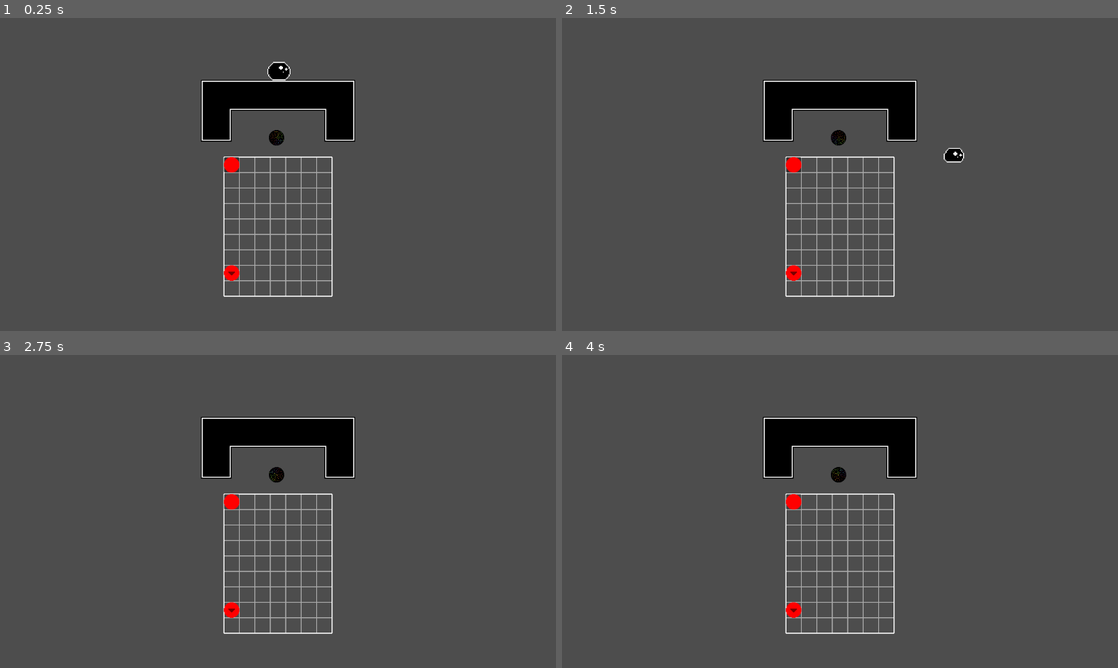
Above: before the commit, frames 1-4 (two rows, left to right).
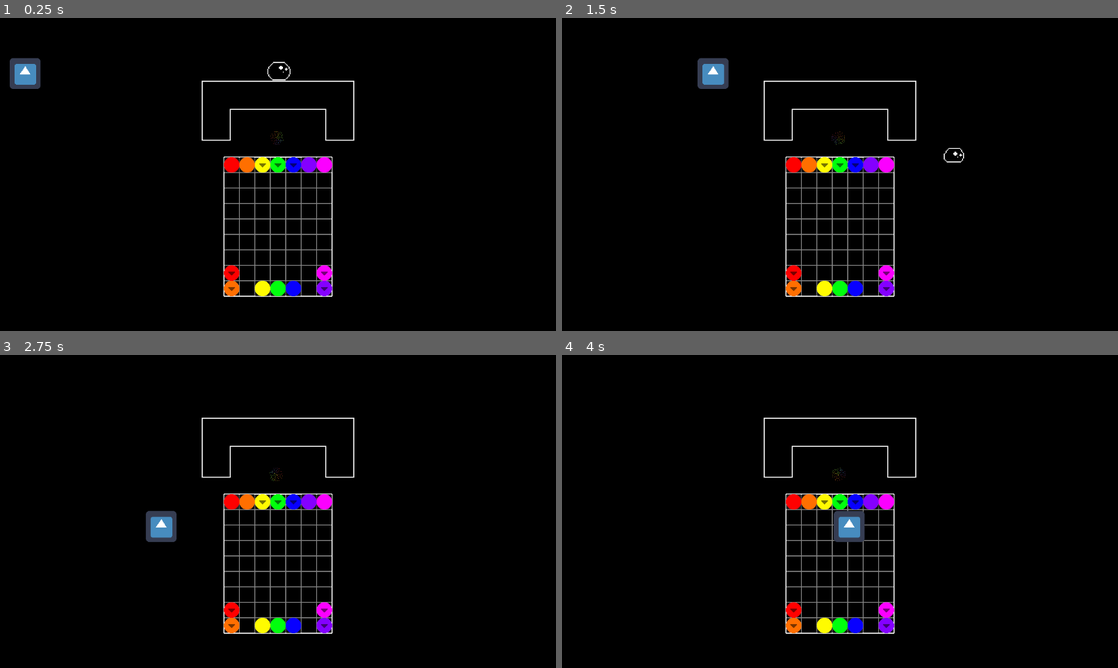
Above: after the commit, the same moments.

Repository: JamesCorradinoGit/flowFreePlatformer
Game: Godot game, scene res://Scene/tutorialLevels/tutorial_5.tscn
Same seed, same stepped clock (60 frames per second), same inputs: the game is played once before the commit and once after it. This scene is started directly instead of the project's main scene. The engine's default icon, where the game draws it, is replaced by a stand-in: a white triangle on a blue panel in a dark square.
Inputs (mouse positions are in pixels of both pictures, inside the frame that each line leads up to):
- Up to frame 1 (0.25 s): no input
- Up to frame 2 (1.5 s): tap Enter (moveDone) at 0.5, 0.6 s; move the mouse to (962, 158) at 0.52 s; hold D (moveRight) 0.53-1.25 s; click (962, 158) at 0.67 s; tap Space (jump) at 0.77 s; drag from (728, 190) to (795, 271) at 1.27 s
- Up to frame 3 (2.75 s): click (233, 502) at 2.02 s
- Up to frame 4 (4 s): move the mouse to (895, 442) at 2.77 s; hold A (moveLeft) 2.78-3.5 s; tap Shift at 2.85 s; drag from (812, 574) to (795, 502) at 3.52 s

The runs differ from the first frame. In frame 1, 95% of the frame differs, in the area x 0-100%, y 0-100%; in frame 2, 95%; in frame 3, 95%; in frame 4, 95%.

Commit message:
these lines SUCK

Diff:
--- /dev/null
+++ b/Objects/bg_line_node.tscn
@@ -0,0 +1,6 @@
+[gd_scene format=3 uid="uid://brdcyfc41ies4"]
+
+[ext_resource type="Texture2D" uid="uid://da04a0wpk4ko7" path="res://Assets/circle.png" id="1_6d2m3"]
+
+[node name="bgLineNode" type="Sprite2D" unique_id=1584701703]
+texture = ExtResource("1_6d2m3")
--- /dev/null
+++ b/Objects/menu_bg.tscn
@@ -0,0 +1,34 @@
+[gd_scene format=3 uid="uid://cm0dmoglwp1ru"]
+
+[ext_resource type="Texture2D" uid="uid://c7b30t5y42lkn" path="res://Assets/blackSquare.png" id="1_m0cy3"]
+[ext_resource type="Script" uid="uid://xwpja828r744" path="res://Scripts/pathFollower.gd" id="2_sreky"]
+[ext_resource type="Texture2D" uid="uid://bdn4qkvb8xg0g" path="res://icon.png" id="3_sw7yf"]
+
+[sub_resource type="Curve2D" id="Curve2D_m0cy3"]
+_data = {
+"points": PackedVector2Array(0, 0, 0, 0, 0, 115, 0, 0, 0, 0, 325, 115, 0, 0, 0, 0, 325, 355, 0, 0, 0, 0, 1151, 355)
+}
+point_count = 4
+
+[node name="menuBG" type="Node2D" unique_id=331160334]
+
+[node name="BlackSquare" type="Sprite2D" parent="." unique_id=921397725]
+z_index = -6
+position = Vector2(575.75, 324)
+scale = Vector2(36.015625, 20.25)
+texture = ExtResource("1_m0cy3")
+
+[node name="paths" type="Node" parent="." unique_id=1421325378]
+
+[node name="path1" type="Path2D" parent="paths" unique_id=615249327]
+curve = SubResource("Curve2D_m0cy3")
+
+[node name="pathFollow1" type="PathFollow2D" parent="paths/path1" unique_id=2139857158]
+position = Vector2(0, 115)
+rotates = false
+cubic_interp = false
+script = ExtResource("2_sreky")
+speed = 2.5
+
+[node name="Icon" type="Sprite2D" parent="paths/path1/pathFollow1" unique_id=1030172150]
+texture = ExtResource("3_sw7yf")
--- a/Scene/tutorialLevels/tutorial_5.tscn
+++ b/Scene/tutorialLevels/tutorial_5.tscn
@@ -7,6 +7,7 @@
 [ext_resource type="Script" uid="uid://bcgskijuiw8sd" path="res://Scripts/gridModifierResource.gd" id="3_lgx4r"]
 [ext_resource type="Script" uid="uid://bmvvpy1i1tn4b" path="res://Scripts/gridModifierLineResource.gd" id="4_3lwpk"]
 [ext_resource type="PackedScene" uid="uid://dwknq61gwy020" path="res://Objects/level_portal.tscn" id="4_e8b8t"]
+[ext_resource type="PackedScene" uid="uid://cm0dmoglwp1ru" path="res://Objects/menu_bg.tscn" id="8_3lwpk"]
 
 [sub_resource type="Resource" id="Resource_1xq0i"]
 script = ExtResource("4_3lwpk")
@@ -29,6 +30,144 @@
 script = ExtResource("3_lgx4r")
 cellToModify = 50
 lineNodeAdd = SubResource("Resource_bkihh")
+metadata/_custom_type_script = "uid://bcgskijuiw8sd"
+
+[sub_resource type="Resource" id="Resource_lgx4r"]
+script = ExtResource("4_3lwpk")
+color = Color(1, 0.43529412, 0, 1)
+metadata/_custom_type_script = "uid://bmvvpy1i1tn4b"
+
+[sub_resource type="Resource" id="Resource_3lwpk"]
+script = ExtResource("3_lgx4r")
+cellToModify = 2
+lineNodeAdd = SubResource("Resource_lgx4r")
+metadata/_custom_type_script = "uid://bcgskijuiw8sd"
+
+[sub_resource type="Resource" id="Resource_ncl54"]
+script = ExtResource("4_3lwpk")
+color = Color(1, 0.43529412, 0, 1)
+reciver = true
+metadata/_custom_type_script = "uid://bmvvpy1i1tn4b"
+
+[sub_resource type="Resource" id="Resource_2lbqd"]
+script = ExtResource("3_lgx4r")
+cellToModify = 57
+lineNodeAdd = SubResource("Resource_ncl54")
+metadata/_custom_type_script = "uid://bcgskijuiw8sd"
+
+[sub_resource type="Resource" id="Resource_b0efh"]
+script = ExtResource("4_3lwpk")
+color = Color(1, 0.9843137, 0, 1)
+metadata/_custom_type_script = "uid://bmvvpy1i1tn4b"
+
+[sub_resource type="Resource" id="Resource_3bidb"]
+script = ExtResource("3_lgx4r")
+cellToModify = 59
+lineNodeAdd = SubResource("Resource_b0efh")
+metadata/_custom_type_script = "uid://bcgskijuiw8sd"
+
+[sub_resource type="Resource" id="Resource_4xamf"]
+script = ExtResource("4_3lwpk")
+color = Color(1, 0.9843137, 0, 1)
+reciver = true
+metadata/_custom_type_script = "uid://bmvvpy1i1tn4b"
+
+[sub_resource type="Resource" id="Resource_82yli"]
+script = ExtResource("3_lgx4r")
+cellToModify = 3
+lineNodeAdd = SubResource("Resource_4xamf")
+metadata/_custom_type_script = "uid://bcgskijuiw8sd"
+
+[sub_resource type="Resource" id="Resource_p7pkh"]
+script = ExtResource("4_3lwpk")
+color = Color(0, 1, 0.050980393, 1)
+reciver = true
+metadata/_custom_type_script = "uid://bmvvpy1i1tn4b"
+
+[sub_resource type="Resource" id="Resource_qthbe"]
+script = ExtResource("3_lgx4r")
+cellToModify = 4
+lineNodeAdd = SubResource("Resource_p7pkh")
+metadata/_custom_type_script = "uid://bcgskijuiw8sd"
+
+[sub_resource type="Resource" id="Resource_3m3p1"]
+script = ExtResource("4_3lwpk")
+color = Color(0, 1, 0.050980393, 1)
+metadata/_custom_type_script = "uid://bmvvpy1i1tn4b"
+
+[sub_resource type="Resource" id="Resource_0wtb4"]
+script = ExtResource("3_lgx4r")
+cellToModify = 60
+lineNodeAdd = SubResource("Resource_3m3p1")
+metadata/_custom_type_script = "uid://bcgskijuiw8sd"
+
+[sub_resource type="Resource" id="Resource_vmiau"]
+script = ExtResource("4_3lwpk")
+color = Color(0.03137255, 0, 1, 1)
+metadata/_custom_type_script = "uid://bmvvpy1i1tn4b"
+
+[sub_resource type="Resource" id="Resource_82xap"]
+script = ExtResource("3_lgx4r")
+cellToModify = 61
+lineNodeAdd = SubResource("Resource_vmiau")
+metadata/_custom_type_script = "uid://bcgskijuiw8sd"
+
+[sub_resource type="Resource" id="Resource_g82y6"]
+script = ExtResource("4_3lwpk")
+color = Color(0.03137255, 0, 1, 1)
+reciver = true
+metadata/_custom_type_script = "uid://bmvvpy1i1tn4b"
+
+[sub_resource type="Resource" id="Resource_umyuf"]
+script = ExtResource("3_lgx4r")
+cellToModify = 5
+lineNodeAdd = SubResource("Resource_g82y6")
+metadata/_custom_type_script = "uid://bcgskijuiw8sd"
+
+[sub_resource type="Resource" id="Resource_4ytr3"]
+script = ExtResource("4_3lwpk")
+color = Color(0.5176471, 0, 1, 1)
+metadata/_custom_type_script = "uid://bmvvpy1i1tn4b"
+
+[sub_resource type="Resource" id="Resource_o6h0f"]
+script = ExtResource("3_lgx4r")
+cellToModify = 6
+lineNodeAdd = SubResource("Resource_4ytr3")
+metadata/_custom_type_script = "uid://bcgskijuiw8sd"
+
+[sub_resource type="Resource" id="Resource_7ylqj"]
+script = ExtResource("4_3lwpk")
+color = Color(0.5176471, 0, 1, 1)
+reciver = true
+metadata/_custom_type_script = "uid://bmvvpy1i1tn4b"
+
+[sub_resource type="Resource" id="Resource_y582l"]
+script = ExtResource("3_lgx4r")
+cellToModify = 63
+lineNodeAdd = SubResource("Resource_7ylqj")
+metadata/_custom_type_script = "uid://bcgskijuiw8sd"
+
+[sub_resource type="Resource" id="Resource_oikte"]
+script = ExtResource("4_3lwpk")
+color = Color(0.9843137, 0, 1, 1)
+metadata/_custom_type_script = "uid://bmvvpy1i1tn4b"
+
+[sub_resource type="Resource" id="Resource_hqpno"]
+script = ExtResource("3_lgx4r")
+cellToModify = 7
+lineNodeAdd = SubResource("Resource_oikte")
+metadata/_custom_type_script = "uid://bcgskijuiw8sd"
+
+[sub_resource type="Resource" id="Resource_o4vr8"]
+script = ExtResource("4_3lwpk")
+color = Color(0.9843137, 0, 1, 1)
+reciver = true
+metadata/_custom_type_script = "uid://bmvvpy1i1tn4b"
+
+[sub_resource type="Resource" id="Resource_w0xym"]
+script = ExtResource("3_lgx4r")
+cellToModify = 56
+lineNodeAdd = SubResource("Resource_o4vr8")
 metadata/_custom_type_script = "uid://bcgskijuiw8sd"
 
 [node name="tutorial5" type="Node2D" unique_id=648413046 node_paths=PackedStringArray("playerSpawn", "goalPortal", "resetTileset", "gridParent")]
@@ -44,7 +183,7 @@
 position = Vector2(480, 304)
 gridSizeX = 7
 gridSizeY = 9
-gridModifiers = Array[ExtResource("3_lgx4r")]([SubResource("Resource_hosa6"), SubResource("Resource_efd7r")])
+gridModifiers = Array[ExtResource("3_lgx4r")]([SubResource("Resource_hosa6"), SubResource("Resource_efd7r"), SubResource("Resource_3lwpk"), SubResource("Resource_2lbqd"), SubResource("Resource_3bidb"), SubResource("Resource_82yli"), SubResource("Resource_qthbe"), SubResource("Resource_0wtb4"), SubResource("Resource_82xap"), SubResource("Resource_umyuf"), SubResource("Resource_o6h0f"), SubResource("Resource_y582l"), SubResource("Resource_hqpno"), SubResource("Resource_w0xym")])
 
 [node name="tiles" type="Node" parent="." unique_id=2143999996]
 
@@ -60,3 +199,5 @@
 
 [node name="spawnPoint" type="Marker2D" parent="." unique_id=296405977]
 position = Vector2(578, 89)
+
+[node name="levelBG" parent="." unique_id=331160334 instance=ExtResource("8_3lwpk")]
--- a/Scripts/node_start_kb.gd
+++ b/Scripts/node_start_kb.gd
@@ -166,7 +166,6 @@
 	var resu = world2D.intersect_point(queryTemp)
 	for result in resu:
 		if result["collider"].owner == null:
-			print(result)
 			if result["collider"].is_in_group("flowLineObstacle"):
 				return true
 		elif result["collider"].owner.is_in_group("flowLineObstacle"):
--- /dev/null
+++ b/Scripts/pathFollower.gd
@@ -0,0 +1,6 @@
+extends PathFollow2D
+
+@export var speed:float = 1.0
+
+func _process(_delta: float) -> void:
+	progress_ratio += 0.001*speed
--- a/Scripts/preloads/globals.gd
+++ b/Scripts/preloads/globals.gd
@@ -5,3 +5,4 @@
 var isAlreadyDragging:bool = false
 var selectedLine:Node2D = null
 var selectedLineArea:Area2D = null
+var completedLevels = []
Not shown, added: Scripts/pathFollower.gd.uid
